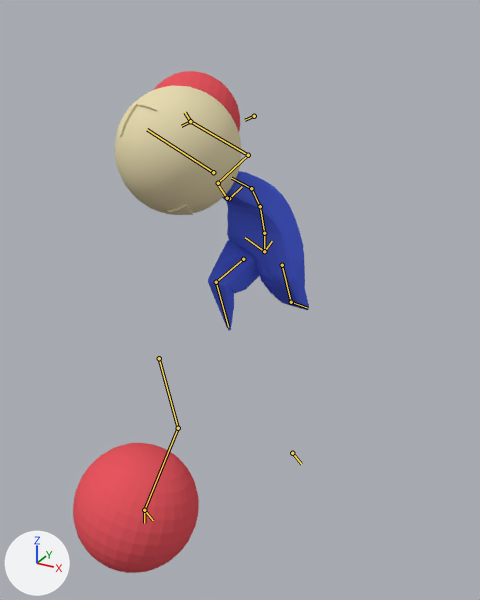
One commit to the Blender file WallKick_UnityProject/Assets/Graph - 3D Models/PlayerCharacter/PlayerCharacter.blend: the scene before it, then after it.
Rendered twice from a 50 mm camera at (5.3, -10.51, 6.19) aimed at (0.56, -1.89, 1.88). Arrows for +X, +Y and +Z are at lower left; the lights stay in place. Both versions are drawn at frame 13 of the action 'Air_Landing'; the numbers are the values there. The bones that bend it are drawn over the model as lines.

In view in the first picture: 'Body', 'Head', 'LeftPunch', 'RightPunch'.
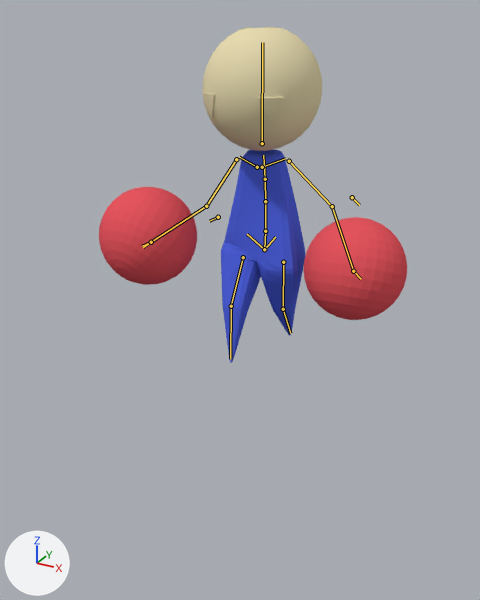
What differs and where, as boxes [x1, y1, x2, y2] in the pictures (480 x 600 px):
'Head', posed (6% narrower)
    before: [114, 86, 242, 215]
    after: [202, 27, 322, 151]
'LeftPunch', posed (17% narrower, 21% shorter)
    before: [73, 443, 199, 573]
    after: [303, 217, 407, 320]
'Body', posed (16% narrower, 33% taller)
    before: [208, 171, 309, 331]
    after: [221, 150, 306, 363]
'RightPunch', posed
    before: [154, 71, 240, 132]
    after: [99, 187, 197, 285]
bone 'spine', root to tip
    before: (264, 251) to (264, 233)
    after: (264, 249) to (265, 231)
bone 'spine.001', root to tip
    before: (264, 233) to (260, 206)
    after: (265, 231) to (265, 201)
bone 'spine.002', root to tip
    before: (260, 206) to (251, 188)
    after: (265, 201) to (265, 179)
bone 'spine.003', root to tip
    before: (251, 188) to (231, 178)
    after: (265, 179) to (263, 155)
bone 'spine.006', root to tip
    before: (213, 172) to (147, 129)
    after: (262, 143) to (262, 42)
bone 'upper_arm.L', root to tip
    before: (159, 358) to (178, 428)
    after: (289, 161) to (332, 206)
bone 'thigh.L', root to tip
    before: (282, 265) to (291, 302)
    after: (283, 262) to (283, 309)
bone 'shin.L', root to tip
    before: (291, 302) to (308, 308)
    after: (283, 309) to (290, 333)
bone 'thigh.R', root to tip
    before: (243, 259) to (216, 282)
    after: (243, 257) to (231, 306)
bone 'shin.R', root to tip
    before: (216, 282) to (228, 327)
    after: (231, 306) to (230, 359)
bone 'hand_IK.L', root to tip
    before: (144, 510) to (153, 520)
    after: (353, 271) to (361, 279)
bone 'elbow.L', root to tip
    before: (292, 453) to (301, 464)
    after: (352, 197) to (359, 205)
bone 'hand_IK.R', root to tip
    before: (190, 121) to (181, 126)
    after: (151, 242) to (142, 246)
bone 'elbow.R', root to tip
    before: (254, 116) to (245, 120)
    after: (218, 217) to (209, 221)

The change, as a diff of the scene's bpy script:
```diff
--- a/WallKick_UnityProject/Assets/Graph - 3D Models/PlayerCharacter/PlayerCharacter.blend.py
+++ b/WallKick_UnityProject/Assets/Graph - 3D Models/PlayerCharacter/PlayerCharacter.blend.py
@@ bone_spine @@
 bone_spine = bpy.data.objects['metarig'].pose.bones['spine']
-bone_spine.location = (-0.003, -0.117, -0.015)
-bone_spine.rotation_quaternion = (0.996, 0.05, 0.029, 0.007)  # degrees (6, 3, 1)
+bone_spine.location = (0.0, -0.101, -0.013)
+bone_spine.rotation_quaternion = (0.996, 0.0, 0.086, 0.011)  # degrees (0, 10, 1)
@@ bone_spine_001 @@
 bone_spine_001 = bpy.data.objects['metarig'].pose.bones['spine.001']  # child of 'spine'
-bone_spine_001.rotation_quaternion = (0.994, 0.083, -0.046, 0.023)  # degrees (9, -5, 2)
+bone_spine_001.rotation_quaternion = (0.999, 0.023, 0.031, 0.005)  # degrees (3, 4, 1)
@@ bone_spine_002 @@
 bone_spine_002 = bpy.data.objects['metarig'].pose.bones['spine.002']  # child of 'spine.001'
-bone_spine_002.rotation_quaternion = (0.985, 0.128, -0.097, 0.056)  # degrees (14, -12, 5)
+bone_spine_002.rotation_quaternion = (1.0, 0.022, 0.0, 0.005)  # degrees (2, 0, 1)
@@ bone_spine_003 @@
 bone_spine_003 = bpy.data.objects['metarig'].pose.bones['spine.003']  # child of 'spine.002'
-bone_spine_003.rotation_quaternion = (0.972, 0.204, -0.061, 0.106)  # degrees (23, -9, 11)
+bone_spine_003.rotation_quaternion = (1.0, 0.015, 0.0, 0.003)  # degrees (2, 0, 0)
@@ bone_spine_006 @@
 bone_spine_006 = bpy.data.objects['metarig'].pose.bones['spine.006']  # child of 'spine.003'
-bone_spine_006.location = (0.034, 0.071, -0.001)
-bone_spine_006.rotation_quaternion = (0.986, 0.014, 0.076, -0.137)  # degrees (0, 9, -16)
+bone_spine_006.location = (0.0, 0.0, 0.0)
+bone_spine_006.rotation_quaternion = (0.998, -0.056, 0.0, -0.014)  # degrees (-6, 0, -2)
@@ bone_upper_arm_l @@
 bone_upper_arm_l = bpy.data.objects['metarig'].pose.bones['upper_arm.L']  # child of 'shoulder.L'
-bone_upper_arm_l.location = (-0.199, -0.076, 1.303)
+bone_upper_arm_l.location = (0.0, 0.0, 0.0)
@@ bone_thigh_l @@
 bone_thigh_l = bpy.data.objects['metarig'].pose.bones['thigh.L']  # child of 'spine'
-bone_thigh_l.rotation_quaternion = (0.969, 0.264, 0.001, -0.016)  # degrees (30, 1, -2)
+bone_thigh_l.rotation_quaternion = (0.99, 0.143, 0.001, 0.002)  # degrees (17, 0, 0)
@@ bone_shin_l @@
 bone_shin_l = bpy.data.objects['metarig'].pose.bones['shin.L']  # child of 'thigh.L'
-bone_shin_l.rotation_quaternion = (0.992, 0.124, -0.009, -0.006)  # degrees (14, -1, -1)
+bone_shin_l.rotation_quaternion = (0.995, 0.098, -0.002, -0.001)  # degrees (11, 0, 0)
@@ bone_thigh_r @@
 bone_thigh_r = bpy.data.objects['metarig'].pose.bones['thigh.R']  # child of 'spine'
-bone_thigh_r.rotation_quaternion = (0.813, -0.622, -0.009, 0.076)  # degrees (-74, 4, 7)
+bone_thigh_r.rotation_quaternion = (0.967, -0.254, 0.001, 0.004)  # degrees (-29, 0, 0)
@@ bone_shin_r @@
 bone_shin_r = bpy.data.objects['metarig'].pose.bones['shin.R']  # child of 'thigh.R'
-bone_shin_r.rotation_quaternion = (0.781, 0.607, 0.02, -0.079)  # degrees (75, 7, -6)
+bone_shin_r.rotation_quaternion = (0.992, 0.124, 0.002, -0.001)  # degrees (14, 0, 0)
@@ bone_hand_ik_l @@
 bone_hand_ik_l = bpy.data.objects['metarig'].pose.bones['hand_IK.L']
-bone_hand_ik_l.location = (1.214, 0.342, 1.703)
+bone_hand_ik_l.location = (0.09, 0.012, -0.158)
@@ bone_elbow_l @@
 bone_elbow_l = bpy.data.objects['metarig'].pose.bones['elbow.L']  # child of 'hand_IK.L'
-bone_elbow_l.location = (-0.572, 0.796, -0.006)
+bone_elbow_l.location = (0.0, 0.0, 0.0)
@@ bone_hand_ik_r @@
 bone_hand_ik_r = bpy.data.objects['metarig'].pose.bones['hand_IK.R']
-bone_hand_ik_r.location = (0.647, -0.597, -0.146)
+bone_hand_ik_r.location = (0.013, -0.01, 0.313)
@@ bone_elbow_r @@
 bone_elbow_r = bpy.data.objects['metarig'].pose.bones['elbow.R']  # child of 'hand_IK.R'
-bone_elbow_r.location = (-0.063, 0.034, -0.038)
+bone_elbow_r.location = (0.0, 0.0, 0.0)
```
